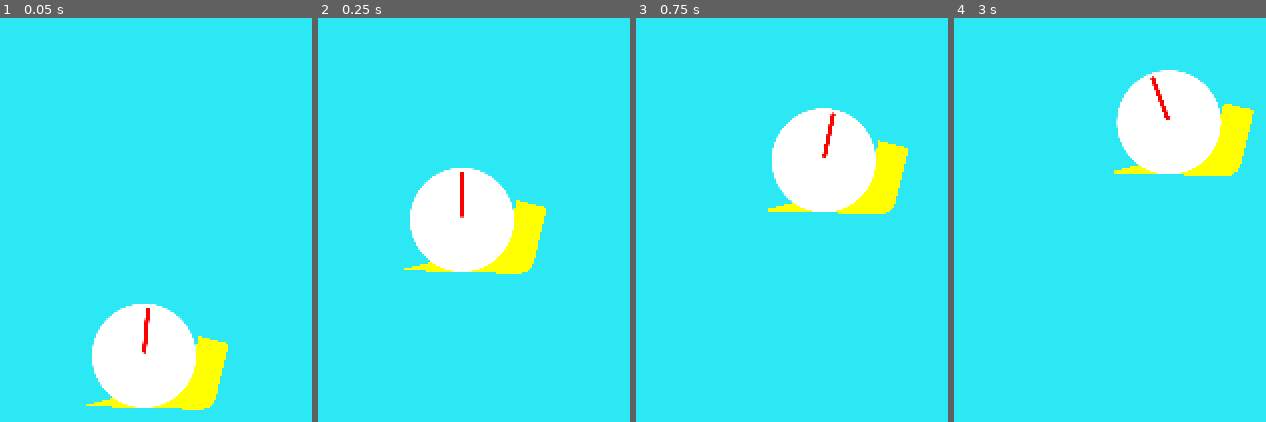
Above: before the commit, frames 1-4 (left to right).
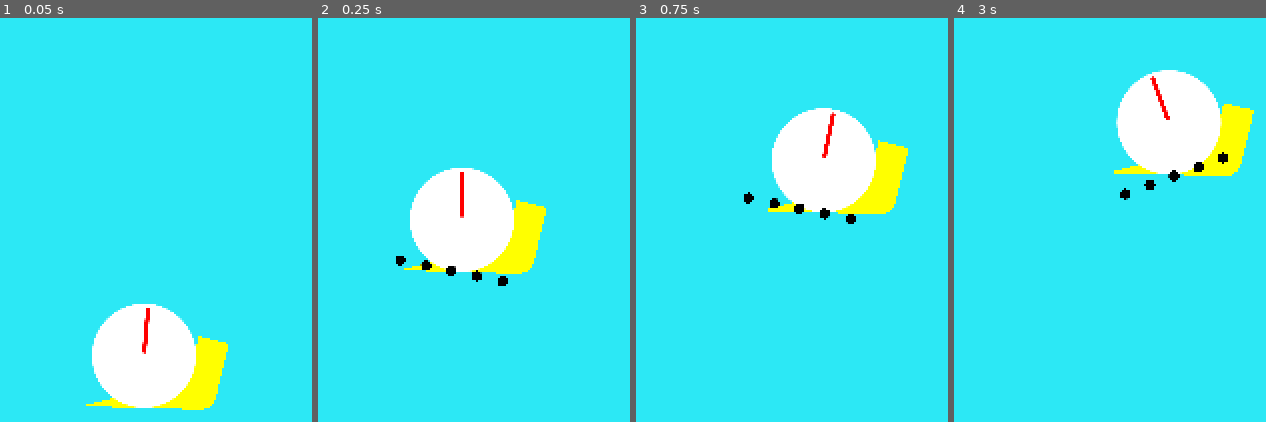
Above: after the commit, the same moments.

Repository: ThomasBringer/LD56
Game: Godot game, scene res://main/main.tscn
The game is run twice, just before and just after one commit, with the same random seed, the same clock (stepped at 60 frames per second) and the same inputs.
Inputs:
- Up to frame 1 (0.05 s): no input
- Up to frame 2 (0.25 s): no input
- Up to frame 3 (0.75 s): tap Enter (ui_accept) at 0.5 s; hold Right (ui_right) from 0.53 s (still down)
- Up to frame 4 (3 s): tap Enter (ui_accept) at 0.77, 1.52 s; release Right (ui_right) at 1.28 s; hold Left (ui_left) 1.28-2.03 s; hold Right (ui_right) from 2.03 s (still down)

Frame 1 is identical in both runs. In frame 2, 0.3% of the frame differs, in the area x 25-61%, y 58-67%; in frame 3, 0.3%; in frame 4, 0.4%, in the area x 53-88%, y 33-46%.

Commit message:
trail start

Diff:
--- a/game/main/main.tscn
+++ b/game/main/main.tscn
@@ -8,6 +8,8 @@
 position = Vector2(1969, 888)
 
 [node name="StaticBody2D" type="StaticBody2D" parent="."]
+collision_layer = 4
+collision_mask = 3
 
 [node name="CollisionPolygon2D" type="CollisionPolygon2D" parent="StaticBody2D"]
 polygon = PackedVector2Array(1295, 978, 1644, 1602, 2381, 1754, 3157, 1467, 3542, 647, 4467, 342, 4548, -134, 3901, -71, 1883, 84, 1696, -238, 3264, -861, 6092, 37, 4654, 938, 3422, 2281, 2197, 2344, 1080, 2417, 1448, 2081, 866, 1243, 706, 1723, 396, 1884, 388, 978, 622, 726)
--- a/game/project.godot
+++ b/game/project.godot
@@ -24,6 +24,12 @@
 window/size/mode=4
 window/stretch/mode="canvas_items"
 
+[layer_names]
+
+2d_physics/layer_1="SnailRigid"
+2d_physics/layer_2="SnailCharacter"
+2d_physics/layer_3="World"
+
 [physics]
 
 2d/default_gravity=5000.0
--- a/game/snail/snail.tscn
+++ b/game/snail/snail.tscn
@@ -1,8 +1,9 @@
-[gd_scene load_steps=6 format=3 uid="uid://b4muiwy510xda"]
+[gd_scene load_steps=7 format=3 uid="uid://b4muiwy510xda"]
 
 [ext_resource type="Script" path="res://snail/snail.gd" id="1_iyvp7"]
 [ext_resource type="Texture2D" uid="uid://b5v5wxpymaqnp" path="res://snail/snail.svg" id="1_wplun"]
 [ext_resource type="PackedScene" uid="uid://dm38ven40lraw" path="res://snail/snail_shell_shape.tscn" id="2_whbvd"]
+[ext_resource type="PackedScene" uid="uid://ddqgo2q43epuh" path="res://snail/tail_ray_cast.tscn" id="4_8anxc"]
 [ext_resource type="Script" path="res://snail/snail_character_body.gd" id="4_8j8u1"]
 
 [sub_resource type="Curve" id="Curve_ccvv7"]
@@ -13,6 +14,7 @@
 script = ExtResource("1_iyvp7")
 
 [node name="RigidBody2D" type="RigidBody2D" parent="."]
+collision_mask = 4
 
 [node name="RemoteTransform2D" type="RemoteTransform2D" parent="RigidBody2D"]
 remote_path = NodePath("../../Follower")
@@ -20,6 +22,8 @@
 [node name="SnailShapeShell" parent="RigidBody2D" instance=ExtResource("2_whbvd")]
 
 [node name="CharacterBody2D" type="CharacterBody2D" parent="."]
+collision_layer = 2
+collision_mask = 4
 motion_mode = 1
 script = ExtResource("4_8j8u1")
 
@@ -45,7 +49,84 @@
 
 [node name="Rotator" type="Node2D" parent="Follower"]
 
+[node name="RemoteTail" type="Node2D" parent="Follower/Rotator"]
+position = Vector2(0, 125)
+
+[node name="RemoteTail1" type="RemoteTransform2D" parent="Follower/Rotator/RemoteTail"]
+position = Vector2(-125, 0)
+remote_path = NodePath("../../../../Tail/TailRayCast/Remote1")
+update_scale = false
+
+[node name="RemoteTail1DontRotate" type="RemoteTransform2D" parent="Follower/Rotator/RemoteTail/RemoteTail1"]
+remote_path = NodePath("../../../../../Tail/TailRayCast/Remote2")
+update_rotation = false
+update_scale = false
+
+[node name="RemoteTail2" type="RemoteTransform2D" parent="Follower/Rotator/RemoteTail"]
+position = Vector2(-62, 0)
+remote_path = NodePath("../../../../Tail/TailRayCast2/Remote1")
+update_scale = false
+
+[node name="RemoteTail2DontRotate" type="RemoteTransform2D" parent="Follower/Rotator/RemoteTail/RemoteTail2"]
+remote_path = NodePath("../../../../../Tail/TailRayCast2/Remote2")
+update_rotation = false
+update_scale = false
+
+[node name="RemoteTail3" type="RemoteTransform2D" parent="Follower/Rotator/RemoteTail"]
+remote_path = NodePath("../../../../Tail/TailRayCast3/Remote1")
+update_scale = false
+
+[node name="RemoteTail3DontRotate" type="RemoteTransform2D" parent="Follower/Rotator/RemoteTail/RemoteTail3"]
+remote_path = NodePath("../../../../../Tail/TailRayCast3/Remote2")
+update_rotation = false
+update_scale = false
+
+[node name="RemoteTail4" type="RemoteTransform2D" parent="Follower/Rotator/RemoteTail"]
+position = Vector2(62, 0)
+remote_path = NodePath("../../../../Tail/TailRayCast4/Remote1")
+update_scale = false
+
+[node name="RemoteTail4DontRotate" type="RemoteTransform2D" parent="Follower/Rotator/RemoteTail/RemoteTail4"]
+remote_path = NodePath("../../../../../Tail/TailRayCast4/Remote2")
+update_rotation = false
+update_scale = false
+
+[node name="RemoteTail5" type="RemoteTransform2D" parent="Follower/Rotator/RemoteTail"]
+position = Vector2(125, 0)
+remote_path = NodePath("../../../../Tail/TailRayCast5/Remote1")
+update_scale = false
+
+[node name="RemoteTail5DontRotate" type="RemoteTransform2D" parent="Follower/Rotator/RemoteTail/RemoteTail5"]
+remote_path = NodePath("../../../../../Tail/TailRayCast5/Remote2")
+update_rotation = false
+update_scale = false
+
 [node name="SmoothRotator" type="Node2D" parent="Follower"]
 
 [node name="ShellSprite" type="Sprite2D" parent="Follower/SmoothRotator"]
 texture = ExtResource("1_wplun")
+
+[node name="SlowRotator" type="Node2D" parent="Follower"]
+
+[node name="Tail" type="Node2D" parent="."]
+position = Vector2(0, 125)
+
+[node name="TailRayCast" parent="Tail" instance=ExtResource("4_8anxc")]
+position = Vector2(-125, 0)
+
+[node name="TailRayCast2" parent="Tail" instance=ExtResource("4_8anxc")]
+position = Vector2(-62, 0)
+
+[node name="TailRayCast3" parent="Tail" instance=ExtResource("4_8anxc")]
+
+[node name="TailRayCast4" parent="Tail" instance=ExtResource("4_8anxc")]
+position = Vector2(62, 0)
+
+[node name="TailRayCast5" parent="Tail" instance=ExtResource("4_8anxc")]
+position = Vector2(125, 0)
+
+[editable path="Tail/TailRayCast"]
+[editable path="Tail/TailRayCast2"]
+[editable path="Tail/TailRayCast3"]
+[editable path="Tail/TailRayCast4"]
+[editable path="Tail/TailRayCast5"]
--- a/game/snail/snail_character_body.gd
+++ b/game/snail/snail_character_body.gd
@@ -9,9 +9,11 @@
 #@onready var forward_node: Node2D = $"../Follower/Forward"
 @onready var rotator_node: Node2D = $"../Follower/Rotator"
 @onready var smooth_rotator: Node2D = $"../Follower/SmoothRotator"
+@onready var slow_rotator: Node2D = $"../Follower/SlowRotator"
 
 const ANGULAR_SHELL_SPEED: float = 15
-var angle: float = 0
+const ANGULAR_SHELL_SPEED_SLOW: float = 3
+var target_angle: float = 0
 
 func _physics_process(delta: float) -> void:
 	while not is_on_wall():
@@ -42,22 +44,25 @@
 				velocity = -1000 * normal
 				move_and_slide()
 			var dpos: Vector2 = (position - backup_pos) * sign(input)
-			angle = dpos.angle()
-			rotator_node.rotation = angle
+			target_angle = dpos.angle()
+			rotator_node.rotation = target_angle
 
 			#angle_vel = (angle - smooth_rotator.rotation) / ANGULAR_SHELL_DURATION
 			#smooth_rotator.rotate(angle_vel * delta)
 			rotate_smooth(delta)
 			return
 
+func rotate_smooth(delta: float):
+	rotate_smooth_node(smooth_rotator, ANGULAR_SHELL_SPEED, delta)
+	rotate_smooth_node(slow_rotator, ANGULAR_SHELL_SPEED_SLOW, delta)
 
-func rotate_smooth(delta: float):
-	var short: float = short_angle(smooth_rotator.rotation, angle)
-	var dangle: float = short * ANGULAR_SHELL_SPEED * delta
+func rotate_smooth_node(node: Node2D, speed: float, delta: float):
+	var short: float = short_angle(node.rotation, target_angle)
+	var dangle: float = short * speed * delta
 	if abs(dangle) > abs(short):
-		smooth_rotator.rotation = angle
+		node.rotation = target_angle
 	else:
-		smooth_rotator.rotate(dangle)
+		node.rotate(dangle)
 
 func short_angle(from, to)-> float:
 	var max_angle = PI * 2
--- /dev/null
+++ b/game/snail/tail_ray_cast.gd
@@ -0,0 +1,24 @@
+extends Node2D
+
+@onready var ray_cast: RayCast2D = $Remote1/RayCast
+@onready var tail_point: Sprite2D = $TailPoint
+@onready var raycast_2_pivot: Node2D = $Remote2/Raycast2Pivot
+@onready var ray_cast_2: RayCast2D = $Remote2/Raycast2Pivot/ConstantRotation/RayCast2
+
+var normal: Vector2 = Vector2.ZERO
+
+func _physics_process(delta: float) -> void:
+	if ray_cast.is_colliding():
+		normal = ray_cast.get_collision_normal()
+		if normal:
+			raycast_2_pivot.rotation = (-normal).angle()
+			tail_point.global_position = ray_cast_2.get_collision_point()
+
+#func _physics_process(delta: float) -> void:
+	#if normal:
+		#raycast_2_pivot.rotation = (-normal).angle()
+		#tail_point.global_position = ray_cast_2.get_collision_point()
+	#
+	#if ray_cast.is_colliding():
+		#normal = ray_cast.get_collision_normal()
+	#else: normal = Vector2.ZERO
--- /dev/null
+++ b/game/snail/tail_ray_cast.tscn
@@ -0,0 +1,32 @@
+[gd_scene load_steps=3 format=3 uid="uid://ddqgo2q43epuh"]
+
+[ext_resource type="Texture2D" uid="uid://b5v5wxpymaqnp" path="res://snail/snail.svg" id="1_fiukj"]
+[ext_resource type="Script" path="res://snail/tail_ray_cast.gd" id="1_pfijc"]
+
+[node name="TailRayCast" type="Node2D"]
+script = ExtResource("1_pfijc")
+
+[node name="Remote1" type="Node2D" parent="."]
+
+[node name="RayCast" type="RayCast2D" parent="Remote1"]
+position = Vector2(0, -125)
+target_position = Vector2(0, 500)
+collision_mask = 4
+
+[node name="TailPoint" type="Sprite2D" parent="."]
+modulate = Color(0, 0, 0, 1)
+z_index = 1
+scale = Vector2(0.1, 0.1)
+texture = ExtResource("1_fiukj")
+
+[node name="Remote2" type="Node2D" parent="."]
+
+[node name="Raycast2Pivot" type="Node2D" parent="Remote2"]
+
+[node name="ConstantRotation" type="Node2D" parent="Remote2/Raycast2Pivot"]
+rotation = -1.5708
+
+[node name="RayCast2" type="RayCast2D" parent="Remote2/Raycast2Pivot/ConstantRotation"]
+position = Vector2(0, -125)
+target_position = Vector2(0, 500)
+collision_mask = 4
